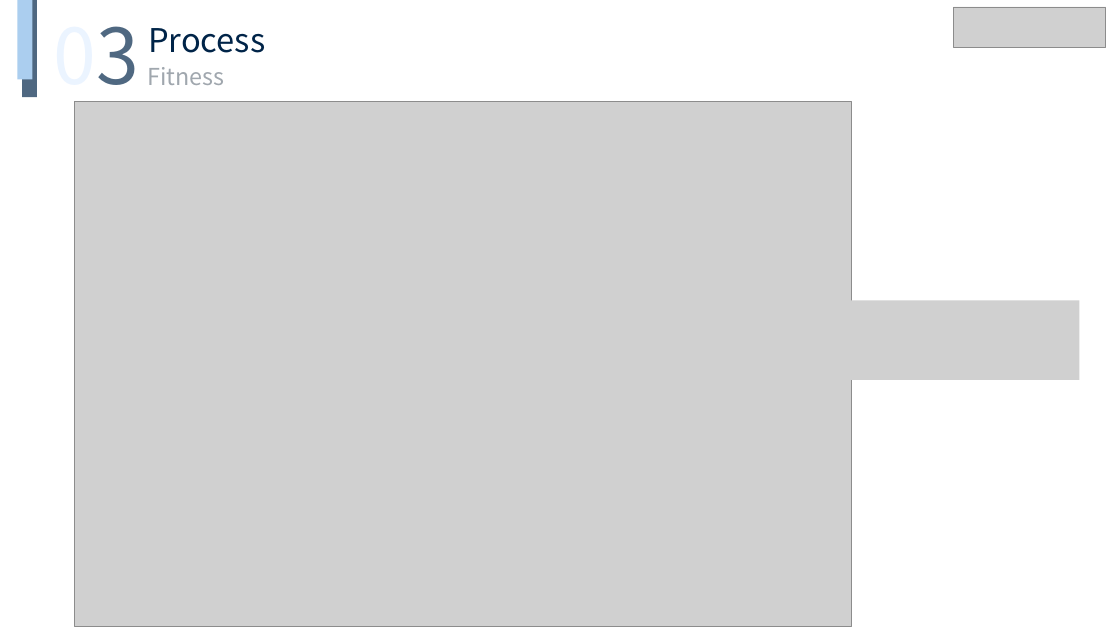
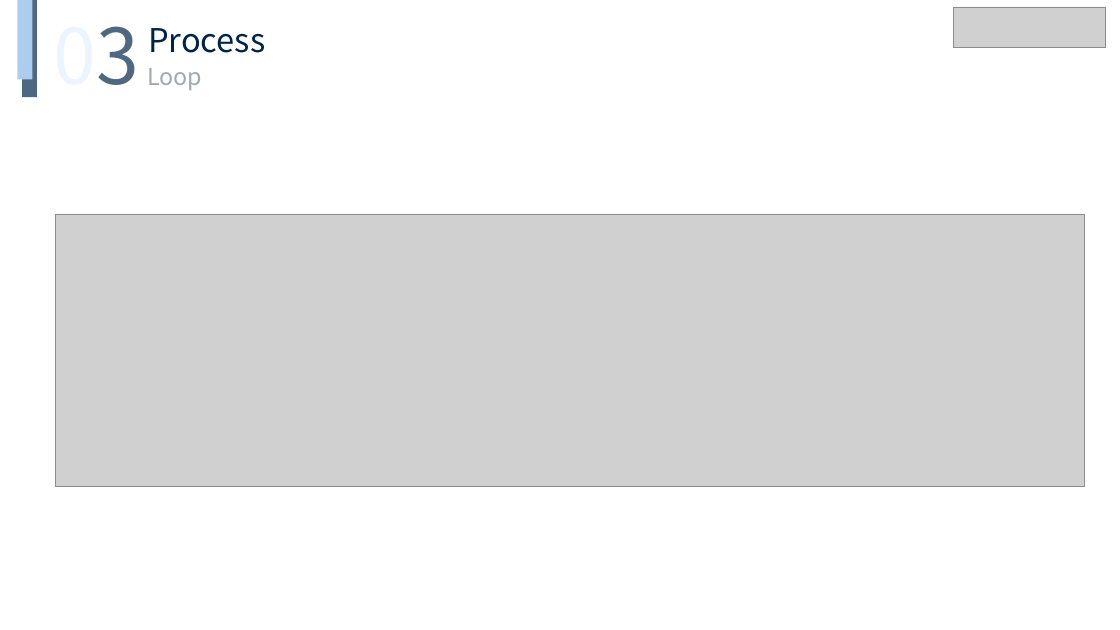
Before and after one commit to rapsealk/GeneticAlgorithm, a slide deck: slide 6 of ppt/NQueens.pptx. Drawn at 1120x630 pixels with LibreOffice and Linux fonts; fonts in the diff are those of the drawing; grey boxes stand for pictures. Boxes give left, top, right and bottom in pixels: in the first picture for what was removed or moved away, otherwise in the second. Text is boxed around its words. In the diff, an @@ line names an element or a change of style, - is before the commit and + after.

```diff
--- a/ppt/NQueens.pptx
+++ b/ppt/NQueens.pptx
@@ text at (x1=147, y1=68, x2=202, y2=90): text changed @@
-Fitness
+Loop
@@ picture resized from (x1=75, y1=102, x2=852, y2=627) to (x1=55, y1=214, x2=1085, y2=487) @@
@@ picture removed at (x1=785, y1=301, x2=1080, y2=381) @@
```
Also in this commit, not shown: 3 other slides changed, 3 slides added, 5 slides removed, 3 other files.
